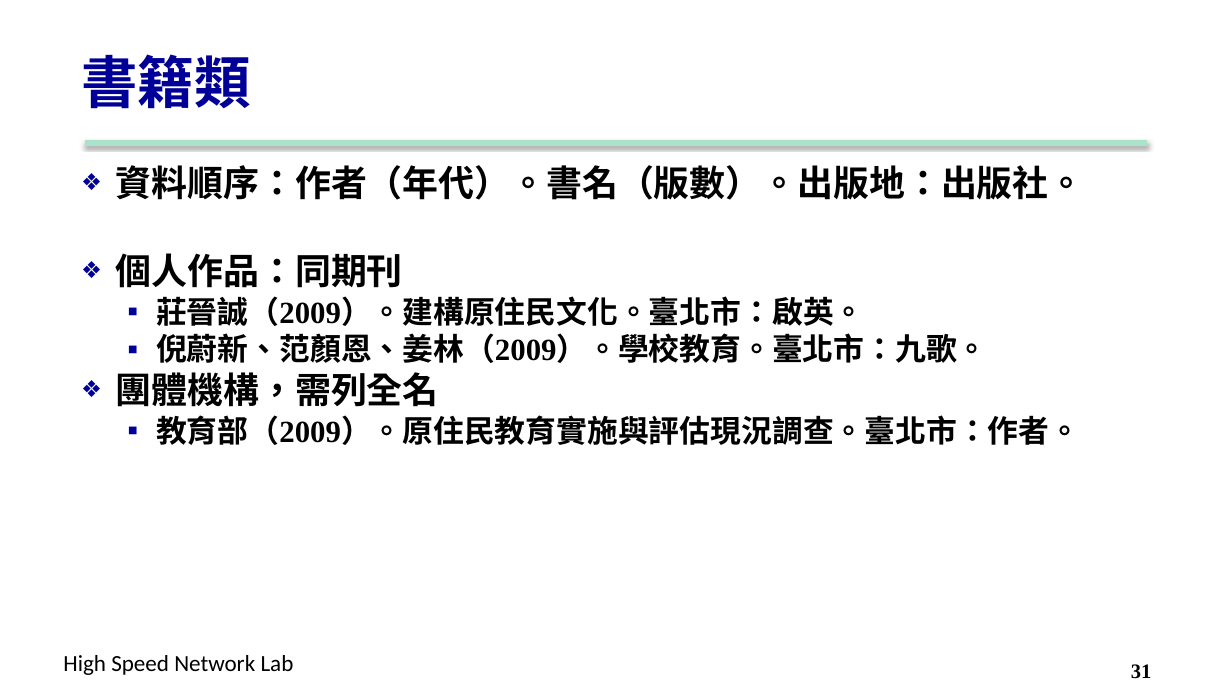
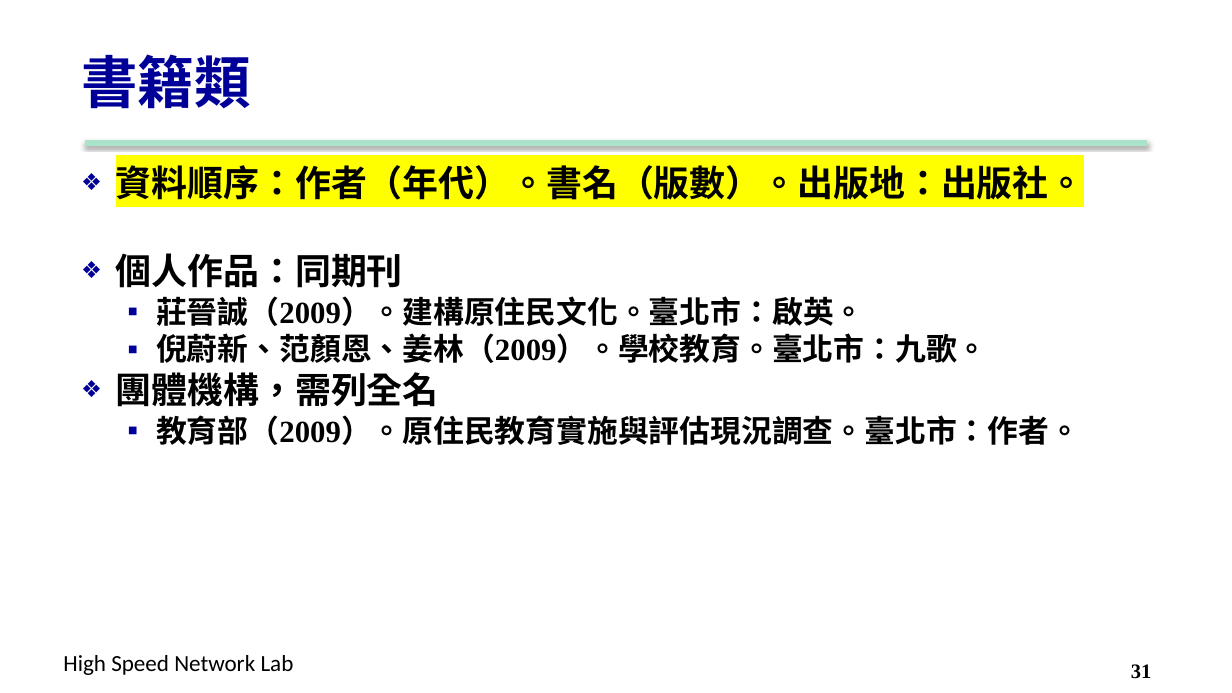
Before and after one commit to carina419/NTUST, a slide deck: slide 31 of MI5014701 科技研究與論文寫作 Technology Research and Thesis Writing/6. Reference.pptx. Drawn at 1232x693 pixels with LibreOffice and Linux fonts; fonts in the diff are those of the drawing; background and template pictures are left out. Boxes give left, top, right and bottom in pixels: in the first picture for what was removed or moved away, otherwise in the second. Text is boxed around its words. In the diff, an @@ line names an element or a change of style, - is before the commit and + after.

```diff
--- a/MI5014701 科技研究與論文寫作 Technology Research and Thesis Writing/6. Reference.pptx
+++ b/MI5014701 科技研究與論文寫作 Technology Research and Thesis Writing/6. Reference.pptx
@@ text at [116,160,1085,206]: highlight none to #FFFF00 in "資料順序：作者（年代）。書名（版數）。出版地：出版社。" @@
```
Also in this commit, not shown: 13 other slides changed, 4 other files.
